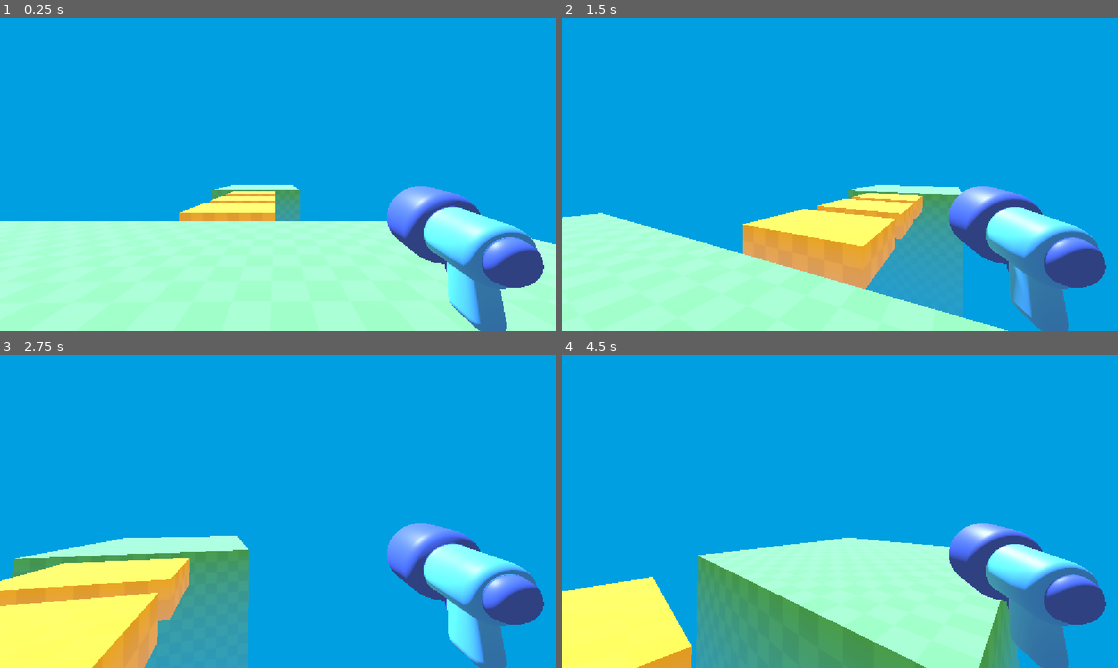
Above: before the commit, frames 1-4 (two rows, left to right).
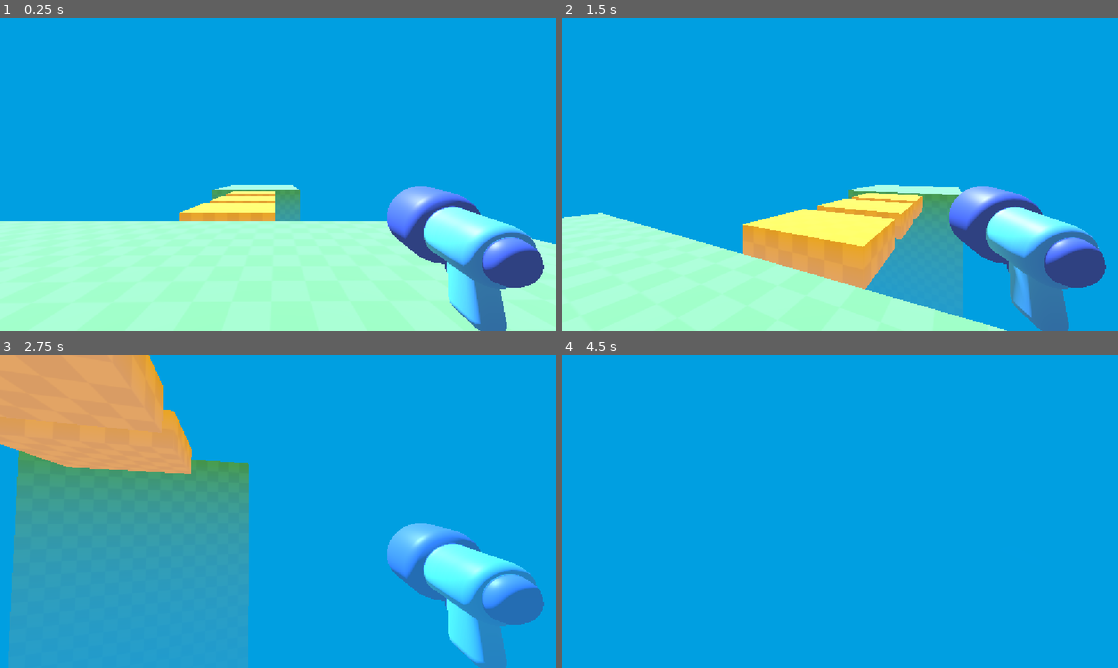
Above: after the commit, the same moments.

Repository: lanyy721/my3DGameDemo
Game: Godot game, scene res://level/temporary_level.tscn
Two runs of this game, one before a commit and one after it. Both use one fixed random seed, a clock stepped at 60 frames per second and the inputs below.
Inputs (mouse positions are in pixels of both pictures, inside the frame that each line leads up to):
- Up to frame 1 (0.25 s): no input
- Up to frame 2 (1.5 s): tap Enter at 0.5 s; move the mouse to (867, 174) at 0.52 s; hold W (move_forward) from 0.53 s (still down); tap Space (jump, bound only after the commit) at 0.6, 0.77, 1.07, 1.35 s; move the mouse to (812, 174) at 1.27 s
- Up to frame 3 (2.75 s): keep holding W (move_forward); tap Space (jump, bound only after the commit) at 1.52, 1.82, 2.1 s; move the mouse to (289, 505) at 2.02 s
- Up to frame 4 (4.5 s): keep holding W (move_forward); move the mouse to (834, 517) at 2.77 s; tap Space (jump, bound only after the commit) at 2.85, 3.02, 3.32, 3.6, 3.77, 4.07, 4.35 s; move the mouse to (878, 514) at 3.52 s; move the mouse to (795, 508) at 4.27 s

The runs differ from the first frame. In frame 2, less than 0.1% of the frame differs, in the area x 0-97%, y 53-100%; in frame 3, 43%, in the area x 0-98%, y 0-100%; in frame 4, 33%.

Commit message:
Add player jump with gravity
Co-Authored-By: Claude Haiku 4.5 (1M context) <noreply@anthropic.com>

Diff:
--- a/my-3d-game-demo/player/player.gd
+++ b/my-3d-game-demo/player/player.gd
@@ -28,5 +28,11 @@
 	velocity.x=direcation.x*SPEED
 	velocity.z=direcation.z*SPEED
 
+	velocity.y-=20.0*delta
+
+	if Input.is_action_just_pressed("jump") and is_on_floor():
+		velocity.y=10.0
+	elif Input.is_action_just_released("jump") and velocity.y>0.0:
+		velocity.y=0.0
 
 	move_and_slide()
--- a/my-3d-game-demo/project.godot
+++ b/my-3d-game-demo/project.godot
@@ -42,6 +42,11 @@
 "events": [Object(InputEventKey,"resource_local_to_scene":false,"resource_name":"","device":-1,"window_id":0,"alt_press …(192 unchanged characters)…
 ]
 }
+jump={
+"deadzone": 0.2,
+"events": [Object(InputEventKey,"resource_local_to_scene":false,"resource_name":"","device":-1,"window_id":0,"alt_pressed":false,"shift_pressed":false,"ctrl_pressed":false,"meta_pressed":false,"pressed":false,"keycode":0,"physical_keycode":32,"key_label":0,"unicode":32,"location":0,"echo":false,"script":null)
+]
+}
 
 [physics]
 
